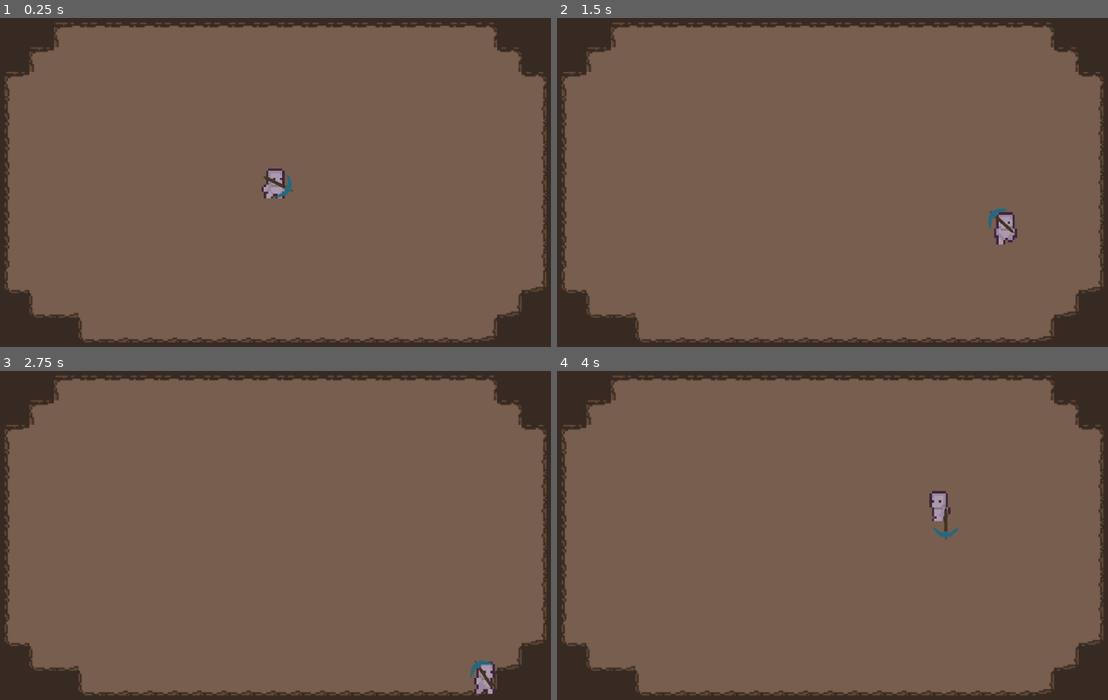
Above: before the commit, frames 1-4 (two rows, left to right).
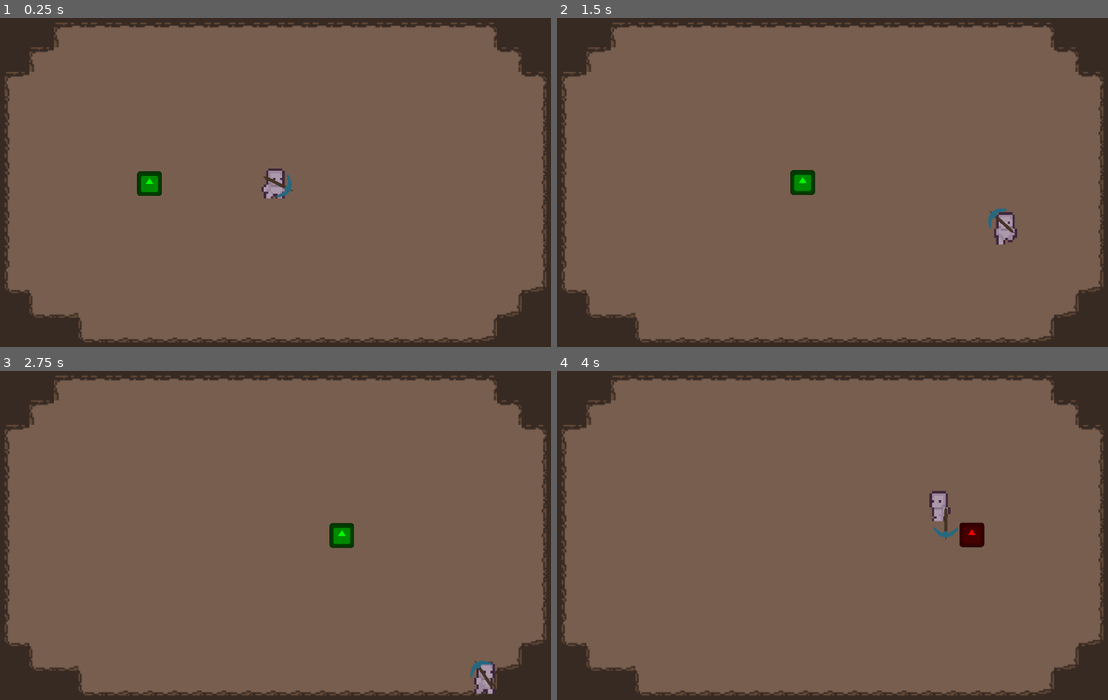
Above: after the commit, the same moments.

Repository: noahstelmak/dig-dig-down
Game: Godot game, scene res://floor_i.tscn
The game is run twice, just before and just after one commit, with the same random seed, the same clock (stepped at 60 frames per second) and the same inputs. Before the commit the project has no main scene; this scene is started directly in both runs. The engine's default icon, where the game draws it, is replaced by a stand-in: a white triangle on a blue panel in a dark square.
Inputs (mouse positions are in pixels of both pictures, inside the frame that each line leads up to):
- Up to frame 1 (0.25 s): no input
- Up to frame 2 (1.5 s): tap Enter (ui_accept) at 0.5, 0.77 s; move the mouse to (964, 166) at 0.52 s; hold D (right) 0.53-1.28 s; click (964, 166) at 0.6 s; move the mouse to (716, 198) at 1.27 s; hold S (down) from 1.28 s (still down); click (716, 198) at 1.35 s
- Up to frame 3 (2.75 s): tap Enter (ui_accept) at 1.52 s; move the mouse to (336, 463) at 2.02 s; release S (down) at 2.03 s; hold D (right) from 2.03 s (still down); click (336, 463) at 2.1 s
- Up to frame 4 (4 s): move the mouse to (804, 601) at 2.77 s; release D (right) at 2.78 s; hold W (up) 2.78-3.53 s; click (804, 601) at 2.85 s; tap Enter (ui_accept) at 3.02, 3.77 s; move the mouse to (1008, 584) at 3.52 s; hold A (left) from 3.53 s (still down); click (1008, 584) at 3.6 s

The runs differ from the first frame. In frame 1, 0.3% of the frame differs, in the area x 24-30%, y 46-55%; in frame 2, 0.3%, in the area x 42-47%, y 46-54%; in frame 3, 0.3%; in frame 4, 0.3%.

Commit message:
o bicho seque o player bonitinho

Diff:
--- a/floor_i.tscn
+++ b/floor_i.tscn
@@ -1,7 +1,8 @@
-[gd_scene load_steps=3 format=4 uid="uid://diml61at3753q"]
+[gd_scene load_steps=4 format=4 uid="uid://diml61at3753q"]
 
-[ext_resource type="TileSet" uid="uid://n2d18hdix0xk" path="res://assets/tilesets/DwarvenDelveTileset.tres" id="1_ltsua"]
+[ext_resource type="TileSet" uid="uid://cbdppwe74gqlb" path="res://assets/tilesets/DwarvenDelveTileset.tres" id="1_ltsua"]
 [ext_resource type="PackedScene" uid="uid://p81ukddxm5cl" path="res://scenes/entities/player/player.tscn" id="1_rrfh1"]
+[ext_resource type="PackedScene" uid="uid://5eh1gjfjv5iy" path="res://scenes/entities/enemies/slaymie/slaymie.tscn" id="4_33fhp"]
 
 [node name="FloorI" type="Node2D"]
 
@@ -15,3 +16,6 @@
 
 [node name="Camera2D" type="Camera2D" parent="."]
 zoom = Vector2(1.5, 1.5)
+
+[node name="Slaymie" parent="." instance=ExtResource("4_33fhp")]
+position = Vector2(-187, 3)
--- a/project.godot
+++ b/project.godot
@@ -11,6 +11,7 @@
 [application]
 
 config/name="dig-dig-down"
+run/main_scene="res://floor_i.tscn"
 config/features=PackedStringArray("4.3", "Forward Plus")
 boot_splash/bg_color=Color(0.0235294, 0.0627451, 0.0666667, 1)
 config/icon="res://icon.svg"
--- a/scenes/entities/enemies/slaymie/slaymie.gd
+++ b/scenes/entities/enemies/slaymie/slaymie.gd
@@ -1,14 +1,40 @@
 extends CharacterBody2D
 
-const SPEED = 300.0
+const SPEED = 100.0
 @onready var nav := $NavigationAgent2D
 
+var target : Player = null
+var targetCooldown = 0
+@export var targetRefresh = 0.2
 
 func _ready() -> void:
 	nav.target_position = Vector2(250,100)
 
 
 func _physics_process(delta: float) -> void:
+	if target:
+		modulate = "#fb0000"
+		targetCooldown -= delta
+		if targetCooldown <= 0:
+			nav.target_position = target.global_position
+			targetCooldown = targetRefresh
+	else:
+		modulate = "#00fb00"
+
 	var dir = to_local(nav.get_next_path_position()).normalized()
 	velocity = dir * SPEED
+
+	if nav.is_target_reached():
+		velocity = Vector2.ZERO
+
 	move_and_slide()
+
+
+func _on_area_2d_body_entered(body: Node2D) -> void:
+	if body is Player:
+		targetCooldown = 0
+		target = body
+
+func _on_area_2d_body_exited(body: Node2D) -> void:
+	if body is Player:
+		target = null
--- a/scenes/entities/enemies/slaymie/slaymie.tscn
+++ b/scenes/entities/enemies/slaymie/slaymie.tscn
@@ -6,7 +6,11 @@
 [sub_resource type="RectangleShape2D" id="RectangleShape2D_un4ls"]
 size = Vector2(32, 32)
 
+[sub_resource type="CircleShape2D" id="CircleShape2D_emrgq"]
+radius = 84.006
+
 [node name="Slaymie" type="CharacterBody2D"]
+modulate = Color(0.984314, 0, 0, 1)
 motion_mode = 1
 wall_min_slide_angle = 0.0
 script = ExtResource("1_rxi8c")
@@ -20,3 +24,11 @@
 
 [node name="NavigationAgent2D" type="NavigationAgent2D" parent="."]
 path_postprocessing = 1
+
+[node name="Area2D" type="Area2D" parent="."]
+
+[node name="CollisionShape2D" type="CollisionShape2D" parent="Area2D"]
+shape = SubResource("CircleShape2D_emrgq")
+
+[connection signal="body_entered" from="Area2D" to="." method="_on_area_2d_body_entered"]
+[connection signal="body_exited" from="Area2D" to="." method="_on_area_2d_body_exited"]
--- a/scenes/entities/player/player.gd
+++ b/scenes/entities/player/player.gd
@@ -1,4 +1,5 @@
 extends CharacterBody2D
+class_name  Player
 
 @export var SPEED: float = 300.0;
 @export var MAX_HEALTH: float = 100.0;
Not shown: 1 places in assets/tilesets/DwarvenDelveTileset.tres that only renumber resources
Not shown: 1 places in scenes/entities/enemies/slaymie/slaymie.tscn that only renumber resources
